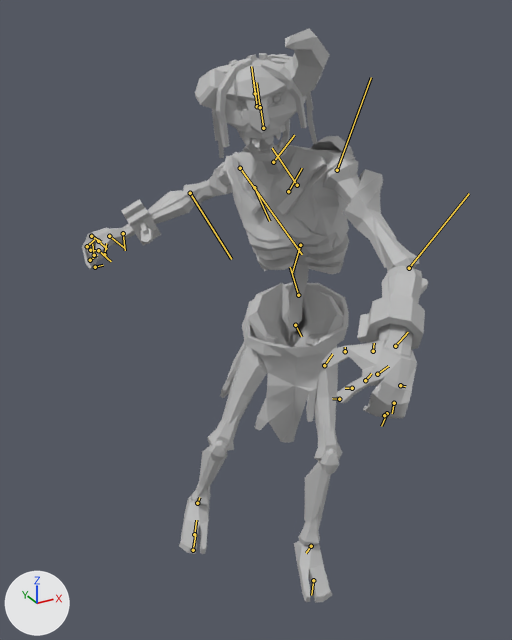
What one commit did to the glTF model games/depthbreaker/client/public/models/synty/depthbreaker/characters/skeleton.glb.
One viewpoint serves both versions: a 50 mm lens placed at (-1.001, -1.783, 1.725), pointed at (-0.045, -0.044, 0.855). Lighting does not change. The marker at lower left points along +X, +Y and +Z. The older version comes first. Both versions are drawn at frame 5 of the action 'attack'; the numbers are the values there. The bones that change, and the others that lie on the model, are drawn over the model as lines.

The first picture shows 'Chr_Skeleton_01'.
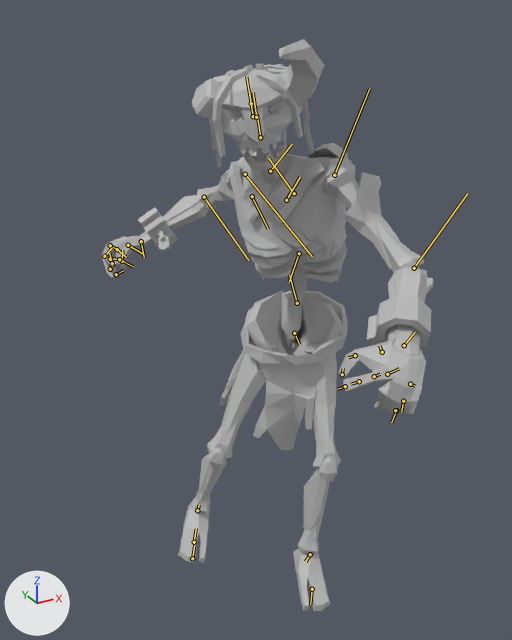
Edits to the scene script, one JSON object a line:
```json
{"block": "bone_hips", "where": "bone_hips = bpy.data.objects['Root'].pose.bones['Hips']"}
{"op": "set", "path": "bone_hips.location", "old": "(-9.9, -3.3, 13.9)", "new": "(-12.6, -3.5, 13.3)"}
{"op": "set", "path": "bone_hips.rotation_quaternion", "old": "(0.979, -0.188, -0.055, 0.046)", "new": "(0.978, -0.196, -0.055, 0.041)", "note": "degrees (-22, -5, 6) -> degrees (-23, -5, 6)"}
{"block": "bone_clavicle_l", "where": "bone_clavicle_l = bpy.data.objects['Root'].pose.bones['Clavicle_L']  # child of 'Spine_03'"}
{"op": "set", "path": "bone_clavicle_l.rotation_quaternion", "old": "(0.982, -0.008, -0.16, 0.098)", "new": "(0.992, 0.0, -0.079, 0.096)", "note": "degrees (-3, -18, 12) -> degrees (-1, -9, 11)"}
{"block": "bone_shoulder_l", "where": "bone_shoulder_l = bpy.data.objects['Root'].pose.bones['Shoulder_L']  # child of 'Clavicle_L'"}
{"op": "set", "path": "bone_shoulder_l.rotation_quaternion", "old": "(0.916, -0.138, -0.15, -0.343)", "new": "(0.906, -0.089, -0.18, -0.369)", "note": "degrees (-9, -22, -39) -> degrees (-2, -23, -44)"}
{"block": "bone_elbow_l", "where": "bone_elbow_l = bpy.data.objects['Root'].pose.bones['Elbow_L']  # child of 'Shoulder_L'"}
{"op": "set", "path": "bone_elbow_l.rotation_quaternion", "old": "(0.918, -0.136, -0.368, 0.049)", "new": "(0.906, -0.114, -0.402, 0.066)", "note": "degrees (-22, -41, 15) -> degrees (-22, -46, 18)"}
{"block": "bone_finger_02", "where": "bone_finger_02 = bpy.data.objects['Root'].pose.bones['Finger_02']  # child of 'Finger_01'"}
{"op": "set", "path": "bone_finger_02.rotation_quaternion", "old": "(0.95, 0.039, 0.0, -0.311)", "new": "(0.95, 0.015, 0.002, -0.313)", "note": "degrees (4, 1, -36) -> degrees (2, 1, -36)"}
{"block": "bone_finger_03", "where": "bone_finger_03 = bpy.data.objects['Root'].pose.bones['Finger_03']  # child of 'Finger_02'"}
{"op": "set", "path": "bone_finger_03.rotation_quaternion", "old": "(0.966, 0.067, -0.029, -0.246)", "new": "(0.95, 0.058, 0.02, -0.307)", "note": "degrees (8, -1, -29) -> degrees (6, 4, -36)"}
{"block": "bone_indexfinger_01", "where": "bone_indexfinger_01 = bpy.data.objects['Root'].pose.bones['IndexFinger_01']  # child of 'Hand_L'"}
{"op": "set", "path": "bone_indexfinger_01.rotation_quaternion", "old": "(0.969, -0.068, -0.236, 0.01)", "new": "(0.924, -0.143, -0.354, 0.024)", "note": "degrees (-9, -27, 3) -> degrees (-22, -40, 11)"}
{"block": "bone_indexfinger_02", "where": "bone_indexfinger_02 = bpy.data.objects['Root'].pose.bones['IndexFinger_02']  # child of 'IndexFinger_01'"}
{"op": "set", "path": "bone_indexfinger_02.rotation_quaternion", "old": "(0.998, 0.052, -0.015, -0.024)", "new": "(0.996, -0.033, 0.006, -0.086)", "note": "degrees (6, -2, -3) -> degrees (-4, 0, -10)"}
{"block": "bone_thumb_01", "where": "bone_thumb_01 = bpy.data.objects['Root'].pose.bones['Thumb_01']  # child of 'Hand_L'"}
{"op": "set", "path": "bone_thumb_01.rotation_quaternion", "old": "(0.929, -0.042, -0.323, -0.175)", "new": "(0.926, -0.04, -0.299, -0.227)", "note": "degrees (3, -38, -22) -> degrees (4, -35, -29)"}
{"block": "bone_thumb_02", "where": "bone_thumb_02 = bpy.data.objects['Root'].pose.bones['Thumb_02']  # child of 'Thumb_01'"}
{"op": "set", "path": "bone_thumb_02.rotation_quaternion", "old": "(0.976, -0.057, 0.173, 0.121)", "new": "(0.962, -0.089, 0.257, -0.008)", "note": "degrees (-4, 21, 13) -> degrees (-12, 30, -4)"}
{"block": "bone_clavicle_r", "where": "bone_clavicle_r = bpy.data.objects['Root'].pose.bones['Clavicle_R']  # child of 'Spine_03'"}
{"op": "set", "path": "bone_clavicle_r.rotation_quaternion", "old": "(0.99, -0.005, 0.129, 0.052)", "new": "(0.976, 0.0, 0.21, 0.05)", "note": "degrees (0, 15, 6) -> degrees (1, 24, 6)"}
{"block": "bone_shoulder_r", "where": "bone_shoulder_r = bpy.data.objects['Root'].pose.bones['Shoulder_R']  # child of 'Clavicle_R'"}
{"op": "set", "path": "bone_shoulder_r.rotation_quaternion", "old": "(0.978, -0.04, -0.044, -0.186)", "new": "(0.973, 0.005, -0.085, -0.204)", "note": "degrees (-4, -6, -21) -> degrees (3, -9, -24)"}
{"block": "bone_elbow_r", "where": "bone_elbow_r = bpy.data.objects['Root'].pose.bones['Elbow_R']  # child of 'Shoulder_R'"}
{"op": "set", "path": "bone_elbow_r.rotation_quaternion", "old": "(0.837, -0.139, -0.518, -0.036)", "new": "(0.82, -0.114, -0.552, -0.03)", "note": "degrees (-25, -62, 11) -> degrees (-23, -67, 11)"}
{"block": "bone_finger_01_1", "where": "bone_finger_01_1 = bpy.data.objects['Root'].pose.bones['Finger_01_1']  # child of 'Hand_R'"}
{"op": "set", "path": "bone_finger_01_1.rotation_quaternion", "old": "(0.963, 0.038, 0.002, -0.268)", "new": "(0.957, 0.029, -0.035, -0.286)", "note": "degrees (4, 1, -31) -> degrees (4, -3, -33)"}
{"block": "bone_indexfinger_01_1", "where": "bone_indexfinger_01_1 = bpy.data.objects['Root'].pose.bones['IndexFinger_01_1']  # child of 'Hand_R'"}
{"op": "set", "path": "bone_indexfinger_01_1.rotation_quaternion", "old": "(0.879, 0.041, 0.224, -0.419)", "new": "(0.903, 0.023, 0.081, -0.422)", "note": "degrees (-7, 25, -53) -> degrees (-2, 9, -50)"}
{"block": "bone_indexfinger_02_1", "where": "bone_indexfinger_02_1 = bpy.data.objects['Root'].pose.bones['IndexFinger_02_1']  # child of 'IndexFinger_01_1'"}
{"op": "set", "path": "bone_indexfinger_02_1.rotation_quaternion", "old": "(0.885, 0.054, 0.014, -0.462)", "new": "(0.855, -0.033, -0.02, -0.517)", "note": "degrees (5, 4, -55) -> degrees (-2, -4, -62)"}
{"block": "bone_thumb_01_1", "where": "bone_thumb_01_1 = bpy.data.objects['Root'].pose.bones['Thumb_01_1']  # child of 'Hand_R'"}
{"op": "set", "path": "bone_thumb_01_1.rotation_quaternion", "old": "(0.899, 0.014, 0.33, -0.29)", "new": "(0.878, 0.043, 0.353, -0.322)", "note": "degrees (-12, 37, -40) -> degrees (-11, 40, -44)"}
{"block": "bone_thumb_02_1", "where": "bone_thumb_02_1 = bpy.data.objects['Root'].pose.bones['Thumb_02_1']  # child of 'Thumb_01_1'"}
{"op": "set", "path": "bone_thumb_02_1.rotation_quaternion", "old": "(0.928, -0.075, 0.343, 0.121)", "new": "(0.902, -0.086, 0.423, -0.023)", "note": "degrees (-4, 41, 13) -> degrees (-16, 49, -10)"}
{"block": "bone_ball_r", "where": "bone_ball_r = bpy.data.objects['Root'].pose.bones['Ball_R']  # child of 'Ankle_R'"}
{"op": "set", "path": "bone_ball_r.rotation_quaternion", "old": "(0.998, 0.0, 0.0, 0.039)", "new": "(1.0, 0.0, 0.0, 0.0)", "note": "degrees (0, 0, 5) -> degrees (0, 0, 0)"}
```

Boxes (x1, y1, x2, y2) around the edits, measured in the pictures (512 x 640 px):
```json
{"object": "Chr_Skeleton_01", "change": "posed", "before": [82, 28, 428, 603], "after": [101, 39, 434, 611]}
{"bone": "Hips", "before": "(295, 325) to (301, 336)", "after": "(294, 333) to (299, 344)"}
{"bone": "Clavicle_L", "before": "(297, 185) to (272, 148)", "after": "(294, 193) to (268, 158)"}
{"bone": "Shoulder_L", "before": "(337, 170) to (371, 77)", "after": "(334, 175) to (369, 88)"}
{"bone": "Elbow_L", "before": "(409, 268) to (469, 193)", "after": "(414, 268) to (467, 193)"}
{"bone": "Finger_02", "before": "(394, 403) to (392, 413)", "after": "(403, 401) to (401, 411)"}
{"bone": "Finger_03", "before": "(387, 413) to (381, 426)", "after": "(396, 410) to (391, 422)"}
{"bone": "IndexFinger_01", "before": "(377, 374) to (388, 366)", "after": "(387, 374) to (399, 368)"}
{"bone": "IndexFinger_02", "before": "(365, 380) to (371, 373)", "after": "(374, 376) to (380, 374)"}
{"bone": "Thumb_01", "before": "(373, 351) to (374, 343)", "after": "(382, 352) to (379, 345)"}
{"bone": "Thumb_02", "before": "(345, 351) to (345, 347)", "after": "(355, 355) to (348, 357)"}
{"bone": "Clavicle_R", "before": "(254, 187) to (269, 221)", "after": "(252, 196) to (268, 229)"}
{"bone": "Shoulder_R", "before": "(240, 168) to (302, 254)", "after": "(245, 174) to (312, 256)"}
{"bone": "Elbow_R", "before": "(190, 193) to (231, 259)", "after": "(204, 197) to (248, 260)"}
{"bone": "Finger_01_1", "before": "(98, 241) to (107, 249)", "after": "(117, 249) to (126, 257)"}
{"bone": "IndexFinger_01_1", "before": "(91, 236) to (101, 242)", "after": "(110, 245) to (120, 251)"}
{"bone": "IndexFinger_02_1", "before": "(87, 246) to (94, 239)", "after": "(104, 256) to (112, 248)"}
{"bone": "Thumb_01_1", "before": "(109, 236) to (124, 248)", "after": "(128, 245) to (144, 254)"}
{"bone": "Thumb_02_1", "before": "(98, 250) to (111, 261)", "after": "(119, 259) to (133, 266)"}
{"bone": "Ball_R", "before": "(194, 534) to (196, 520)", "after": "(194, 542) to (196, 528)"}
```
